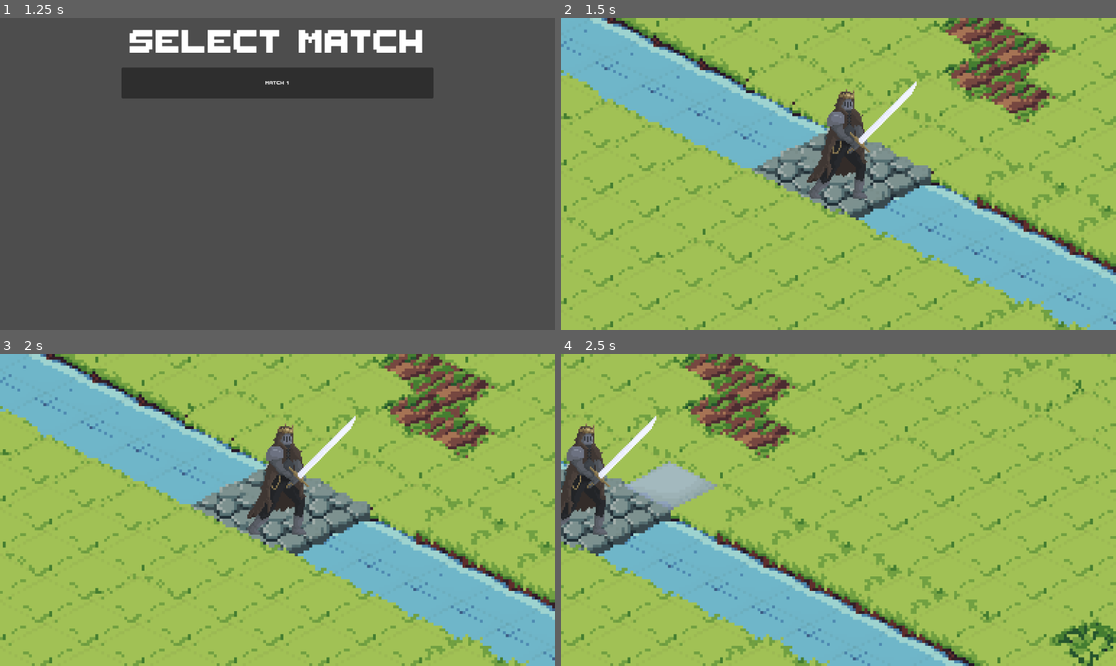
Above: before the commit, frames 1-4 (two rows, left to right).
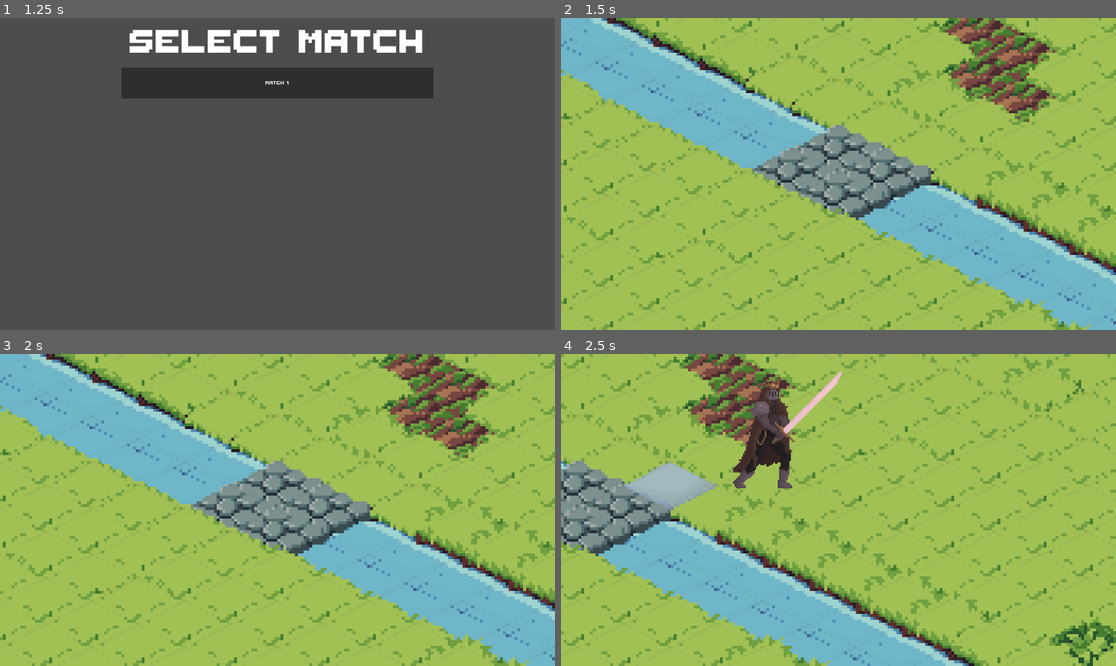
Above: after the commit, the same moments.

Repository: agh-cs-imbeciles/heralds-of-war
Game: Godot game, scene res://scenes/ui/menu/menu.tscn
The game is run twice, just before and just after one commit, with the same random seed, the same clock (stepped at 60 frames per second) and the same inputs.
Inputs (mouse positions are in pixels of both pictures, inside the frame that each line leads up to):
- Up to frame 1 (1.25 s): click "START GAME" at 0.5 s
- Up to frame 2 (1.5 s): click "Match 1" at 1.25 s
- Up to frame 3 (2 s): no input
- Up to frame 4 (2.5 s): move the mouse to (960, 494) at 2.02 s; hold Right from 2.03 s (still down); click (960, 494) at 2.17 s

Frame 1 is identical in both runs. In frame 2, 2.2% of the frame differs, in the area x 44-65%, y 20-58%; in frame 3, 2.3%; in frame 4, 4.3%, in the area x 0-51%, y 5-58%.

Commit message:
Simple phase of the game controll

Diff:
--- a/src/board/board.gd
+++ b/src/board/board.gd
@@ -19,11 +19,14 @@
 var movable_tiles: Array[Sprite2D] = []
 var swordsman: Unit
 
+signal cell_clicked(map_pos: Vector2i)
+@onready var match = get_parent() as Match
+
 
 func _ready() -> void:
 	init_path_finder()
 
-	instantiate_swordsman()
+	#instantiate_swordsman()
 	instantiate_highlight_tile(HighlightTile.HOVER)
 	instantiate_highlight_tile(HighlightTile.FOCUS)
 
@@ -84,6 +87,11 @@
 
 	return tile
 
+func _get_unit_at_map(map_pos: Vector2i) -> Unit:
+	for child in get_parent().get_children():
+		if child is Unit and child.map_position == map_pos:
+			return child
+	return null
 
 func _input(event: InputEvent) -> void:
 	if event is InputEventMouseMotion:
@@ -98,15 +106,20 @@
 		var mouse_map_position = get_mouse_map_position()
 
 		if event.button_index == MOUSE_BUTTON_LEFT:
-			if mouse_map_position == swordsman.map_position:
-				if not is_tile_focused:
-					on_focus_cell(mouse_map_position)
-			else:
-				if is_tile_focused:
-					on_unfocus_cell(mouse_map_position, true)
-		elif event.button_index == MOUSE_BUTTON_RIGHT:
-			if is_tile_focused:
-				on_unfocus_cell(mouse_map_position, false)
+			if get_used_rect().has_point(mouse_map_position):
+				cell_clicked.emit(mouse_map_position)
+
+				if match.phase == Match.Phase.PLAY:
+					# Obsługa zaznaczenia jednostki do ruchu (tylko PLAY phase!)
+					var clicked_unit := _get_unit_at_map(mouse_map_position)
+					if clicked_unit and clicked_unit.player_id == match._get_current_player():
+						# Faza ruchu — zaznacz swoją jednostkę
+						swordsman = clicked_unit
+						on_focus_cell(mouse_map_position)
+					elif is_tile_focused:
+						# Spróbuj przenieść aktualnie zaznaczoną jednostkę
+						on_unfocus_cell(mouse_map_position, true)
+
 
 
 func get_cell_id(map_index: Vector2i) -> int:
@@ -125,7 +138,10 @@
 
 func move_unit_if_legal(to: Vector2i) -> void:
 	if swordsman.can_move(to):
+		var from = swordsman.map_position
 		swordsman.move(to)
+		print("Player %s moved unit from %s to %s" % [swordsman.player_id, from, to])
+
 
 
 func on_focus_cell(map_index: Vector2i) -> void:
--- a/src/game/match.gd
+++ b/src/game/match.gd
@@ -1,3 +1,144 @@
-class_name Match extends Node2D
+extends Node2D
+class_name Match
 
-@export var match_name: String
+@export var match_name: String = "New Match"
+@export var units_per_player: int = 3
+
+enum Phase { PLACEMENT, ORDERING, PLAY }
+var phase: Phase = Phase.PLACEMENT
+
+# Players A and B
+var players := ["A", "B"]
+var current_player_index: int = 0
+
+# Tracking placed units: { "A": [], "B": [] }
+var placed_units := {}
+
+# Turn management
+var turn_number: int = 0
+var sequence: Array = []
+var sequence_index: int = 0
+
+# References to board
+@onready var board: Board = $TerrainTileMap
+
+func _ready():
+	# Initialize tracking
+	placed_units.clear()
+	for p in players:
+		placed_units[p] = []
+
+	start_placement_phase()
+
+func start_placement_phase() -> void:
+	phase = Phase.PLACEMENT
+	current_player_index = 0
+	print("== Placement Phase ==")
+	print("Player %s to place %d units." % [players[current_player_index], units_per_player])
+	board.connect("cell_clicked", Callable(self, "_on_board_cell_clicked"))
+
+func _on_board_cell_clicked(map_pos: Vector2i) -> void:
+	match phase:
+		Phase.PLACEMENT:
+			_handle_placement(map_pos)
+		Phase.ORDERING:
+			# ignore clicks in ordering
+			pass
+		Phase.PLAY:
+			# forward to board/game logic
+			pass
+
+func _handle_placement(map_pos: Vector2i) -> void:
+	var player = players[current_player_index]
+	if placed_units[player].size() >= units_per_player:
+		return # already placed all
+
+	# Instantiate unit from board
+	var swordsman = board.swordsman_scene.instantiate()
+	swordsman.board = board
+	swordsman.stamina = 6
+	swordsman.offset = Vector2(8, -20)
+	swordsman.set_position_from_map(map_pos)
+	swordsman.player_id = player
+	swordsman.scale = Vector2(0.5, 0.5)
+	swordsman.z_index = 256
+	# Color-code units by player
+	swordsman.modulate = Color(1, 0.8, 0.8) if player == "A" else Color(0.8, 0.8, 1)
+	add_child(swordsman)
+	placed_units[player].append(swordsman)
+
+	print("Player %s placed unit at %s" % [player, map_pos])
+
+	board.unrender_movable_tiles()  # 🔧 usuwa stare podświetlenia
+
+	# Advance turn or switch player
+	if placed_units[player].size() < units_per_player:
+		# same player places next unit
+		pass
+	else:
+		# next player's turn
+		current_player_index = (current_player_index + 1) % players.size()
+
+	# Check if both done
+	var done = true
+	for p in players:
+		if placed_units[p].size() < units_per_player:
+			done = false
+	if done:
+		board.disconnect("cell_clicked", Callable(self, "_on_board_cell_clicked"))
+		start_ordering_phase()
+	else:
+		print("Player %s to place remaining units." % players[current_player_index])
+
+
+func start_ordering_phase() -> void:
+	phase = Phase.ORDERING
+	print("== Ordering Phase ==")
+	# Simple alternating algorithm: ABAABB...
+	var total = 0
+	for p in players:
+		total += placed_units[p].size()
+	sequence.clear()
+	# Build sequence up to total actions
+	while sequence.size() < total:
+		for p in players:
+			if sequence.size() < total:
+				sequence.append(p)
+	turn_number += 1
+	print("Turn %d order: %s" % [turn_number, sequence])
+	# After logging, move to play
+	start_play_phase()
+
+func start_play_phase() -> void:
+	phase = Phase.PLAY
+	sequence_index = 0
+	print("== Play Phase ==")
+	_advance_sequence()
+
+func _advance_sequence() -> void:
+	if sequence_index >= sequence.size():
+		# Next turn
+		start_ordering_phase()
+		return
+	var player = sequence[sequence_index]
+	print("Sequence %d: Player %s to act" % [sequence_index + 1, player])
+	# Signal board or UI to highlight this player's units
+	_highlight_player_units(player)
+	sequence_index += 1
+
+func _highlight_player_units(player_id: String) -> void:
+	# Dim all units, then highlight current player's
+	for child in get_children():
+		if child is Unit:
+			child.modulate = Color(1,1,1) if child.player_id == player_id else Color(0.4,0.4,0.4)
+
+# Call this when a move is completed by unit
+func on_unit_moved():
+	# Advance to next sequence
+	_advance_sequence()
+
+
+func _get_current_player() -> String:
+	if phase == Phase.PLAY and sequence_index > 0:
+		return sequence[sequence_index - 1]  # bo już inkrementowaliśmy
+	return players[current_player_index]
--- a/src/units/unit.gd
+++ b/src/units/unit.gd
@@ -8,6 +8,7 @@
 var map_position: Vector2i
 var board: Board
 
+@export var player_id: String = ""  # np. \"A\" lub \"B\"
 
 func can_move(map_index: Vector2i) -> bool:
 	var legal_moves = get_legal_moves(map_position)
@@ -40,3 +41,4 @@
 
 func move(to: Vector2i) -> void:
 	set_position_from_map(to)
+	get_parent().on_unit_moved()  # wymaga istnienia tej funkcji w Match
